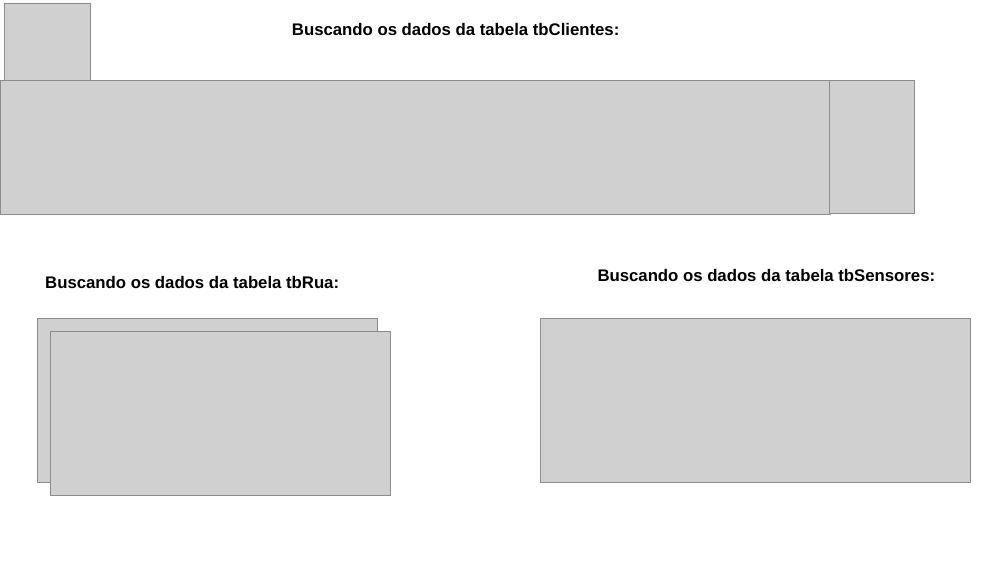
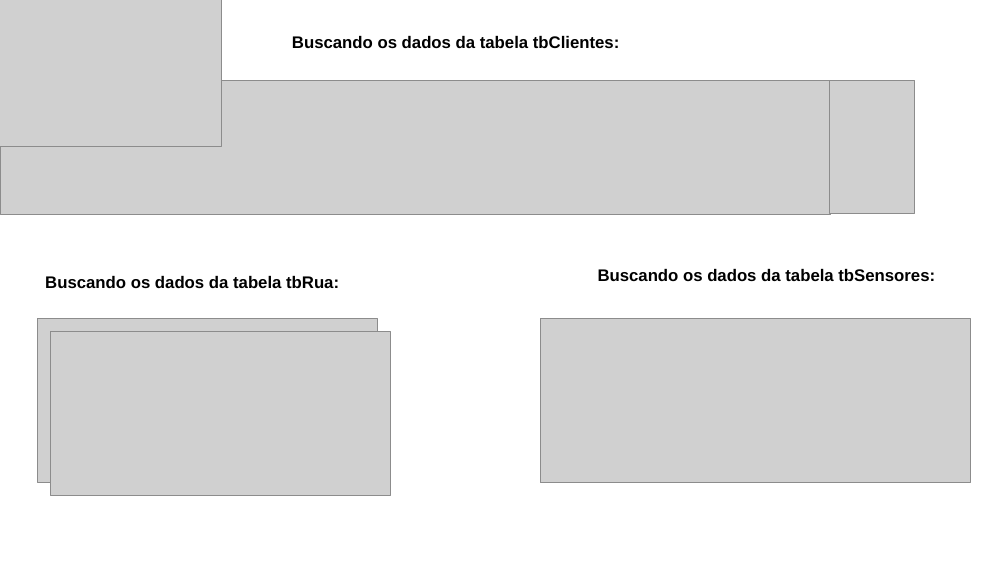
Before and after one commit to Anderson-MF/SPRINT2-SUSTABIL-PROJETO, a slide deck: slide 14 of SUSTABIL - Apresentação real.pptx. Drawn at 1008x567 pixels with LibreOffice and Linux fonts; fonts in the diff are those of the drawing; grey boxes stand for pictures. Boxes give left, top, right and bottom in pixels: in the first picture for what was removed or moved away, otherwise in the second. Text is boxed around its words. In the diff, an @@ line names an element or a change of style, - is before the commit and + after.

```diff
--- a/SUSTABIL - Apresentação real.pptx
+++ b/SUSTABIL - Apresentação real.pptx
@@ picture added at [0,0,222,146] @@
@@ picture removed at [5,3,90,80] @@
@@ text "Buscando os dados da tabela ...": place and size @@
-text "Buscando os dados da tabela ..." at [292,23,619,35]
+text "Buscando os dados da tabela ..." at [292,36,619,48]
```
Also in this commit, not shown: 14 other slides changed, 1 slide added, 1 slide removed.
